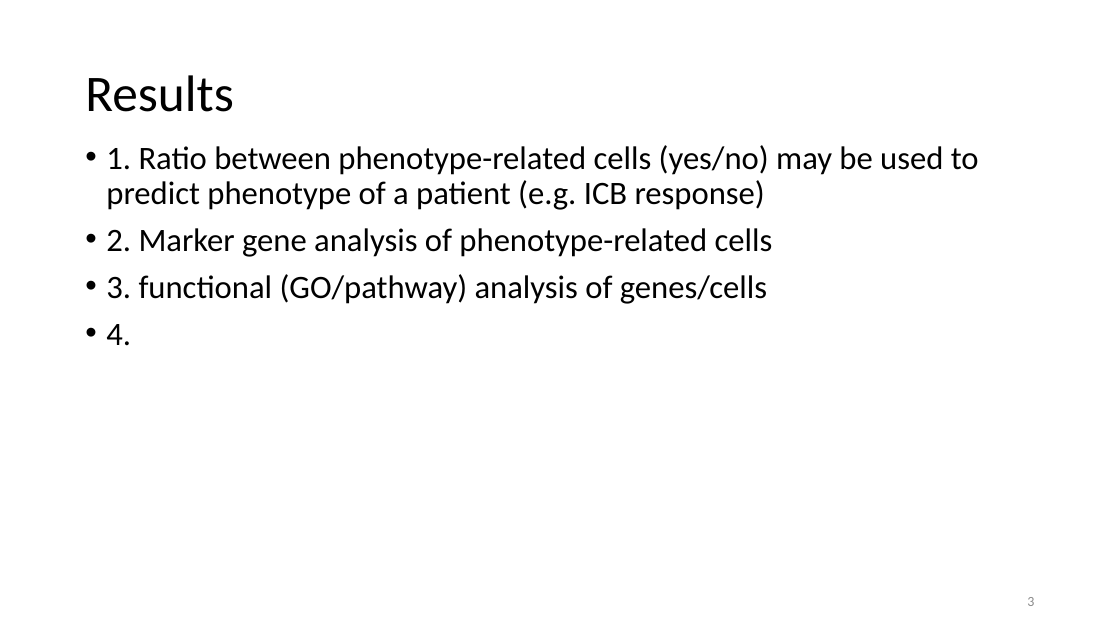
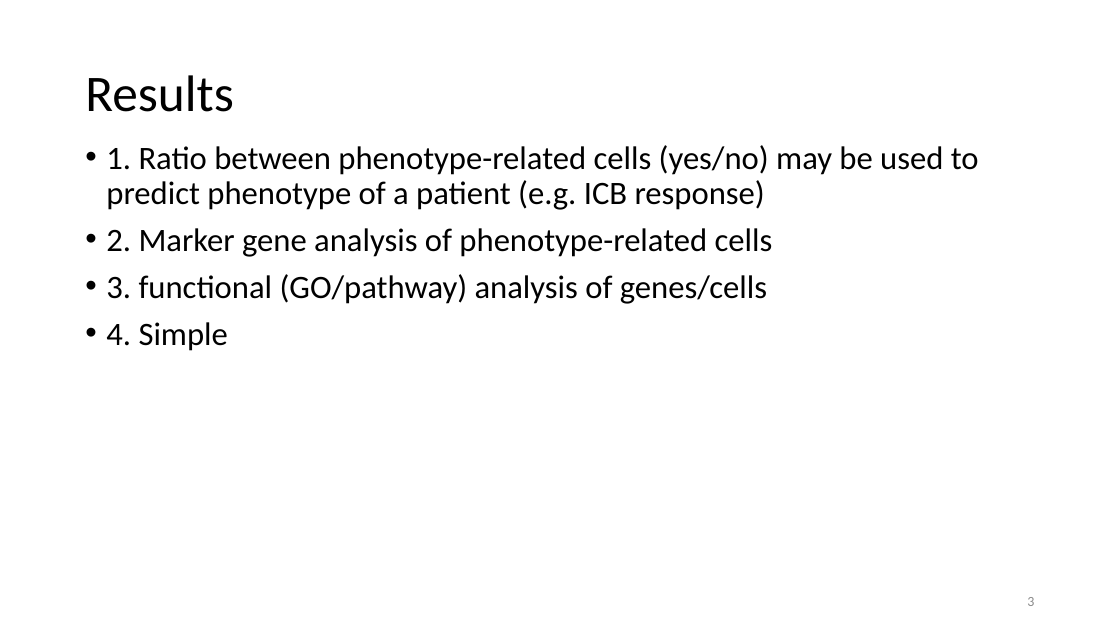
Before and after one commit to rootchang/PENCIL_reusability_report, a slide deck: slide 3 of WorkReport.pptx. Drawn at 1120x630 pixels with LibreOffice and Linux fonts; fonts in the diff are those of the drawing. Boxes give left, top, right and bottom in pixels: in the first picture for what was removed or moved away, otherwise in the second. Text is boxed around its words. In the diff, an @@ line names an element or a change of style, - is before the commit and + after.

```diff
--- a/WorkReport.pptx
+++ b/WorkReport.pptx
@@ text at [106, 322, 228, 351]: text changed @@
-• 4.
+• 4. Simple
```
Also in this commit, not shown: 1 other slide changed, 10 slides added, 4 other files.
